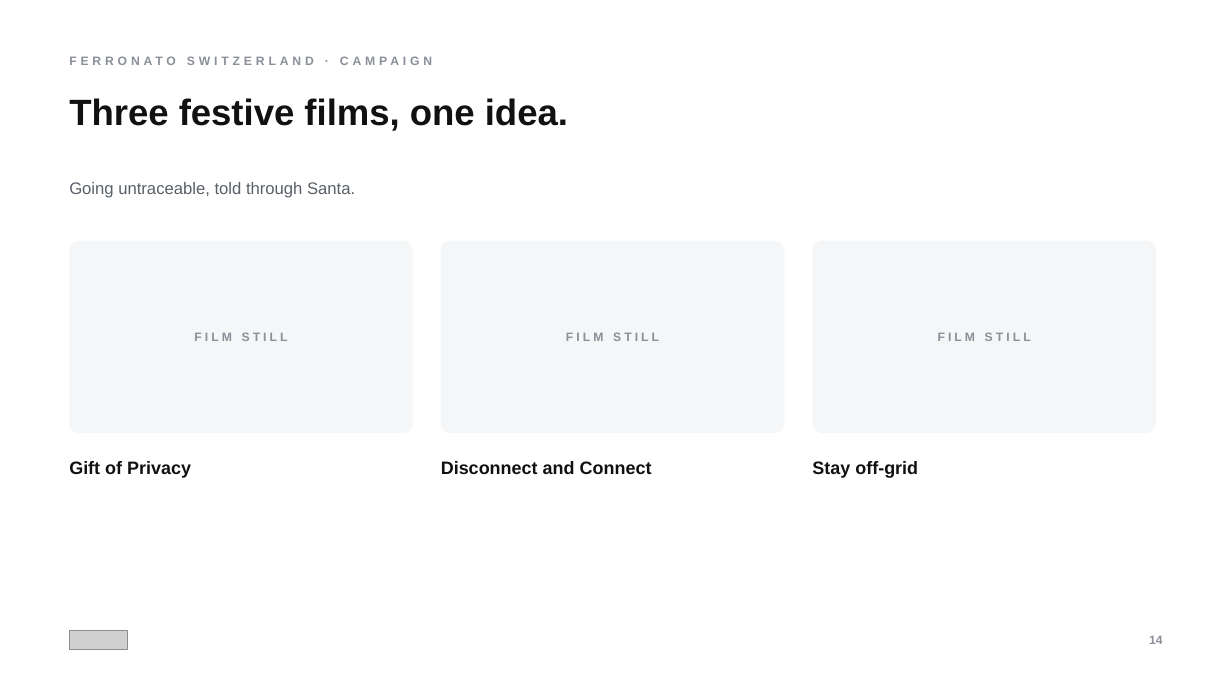
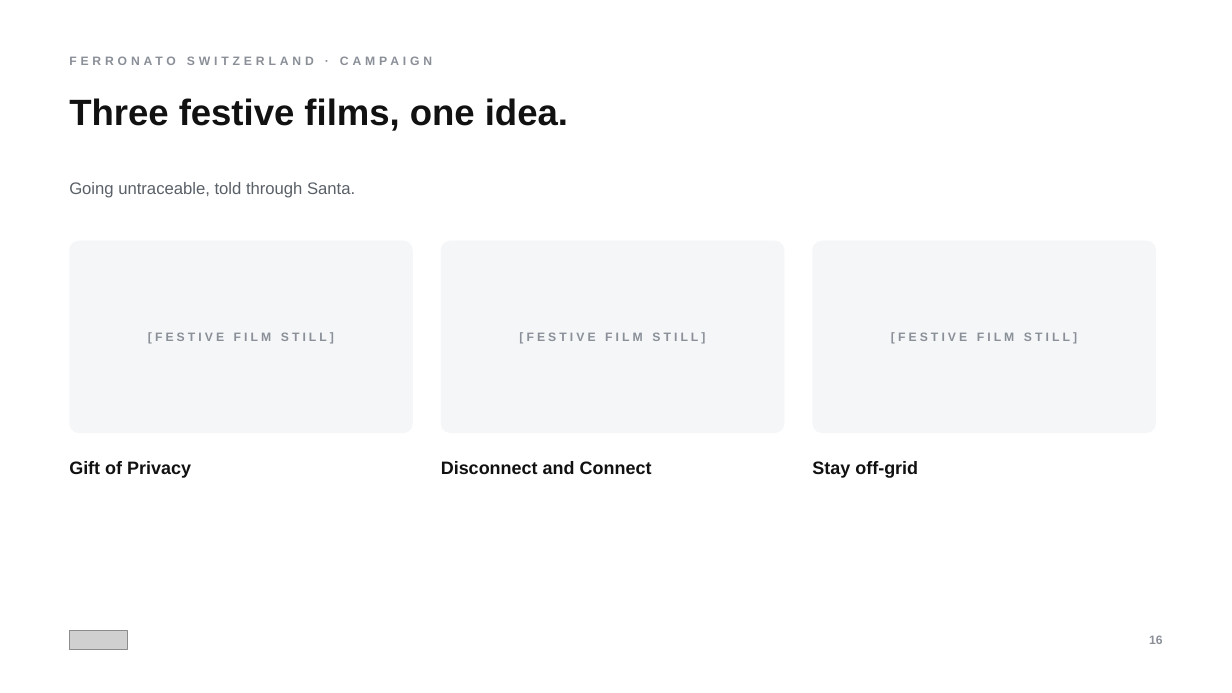
Before and after one commit to tanvichitnis1/NEW-, a slide deck: slide 16 of deck-pptx/EOV-Credentials-2026.pptx (slide 14 before the commit). Drawn at 1232x693 pixels with LibreOffice and Linux fonts; fonts in the diff are those of the drawing; grey boxes stand for pictures. Boxes give left, top, right and bottom in pixels: in the first picture for what was removed or moved away, otherwise in the second. Text is boxed around its words. In the diff, an @@ line names an element or a change of style, - is before the commit and + after.

```diff
--- a/deck-pptx/EOV-Credentials-2026.pptx
+++ b/deck-pptx/EOV-Credentials-2026.pptx
@@ text at (x1=148, y1=332, x2=334, y2=344): text changed @@
-FILM STILL
+[FESTIVE FILM STILL]
@@ text at (x1=519, y1=332, x2=705, y2=344): text changed @@
-FILM STILL
+[FESTIVE FILM STILL]
@@ text at (x1=891, y1=332, x2=1077, y2=344): text changed @@
-FILM STILL
+[FESTIVE FILM STILL]
```
Also in this commit, not shown: 18 other slides changed, 4 slides added, 7 other files.
